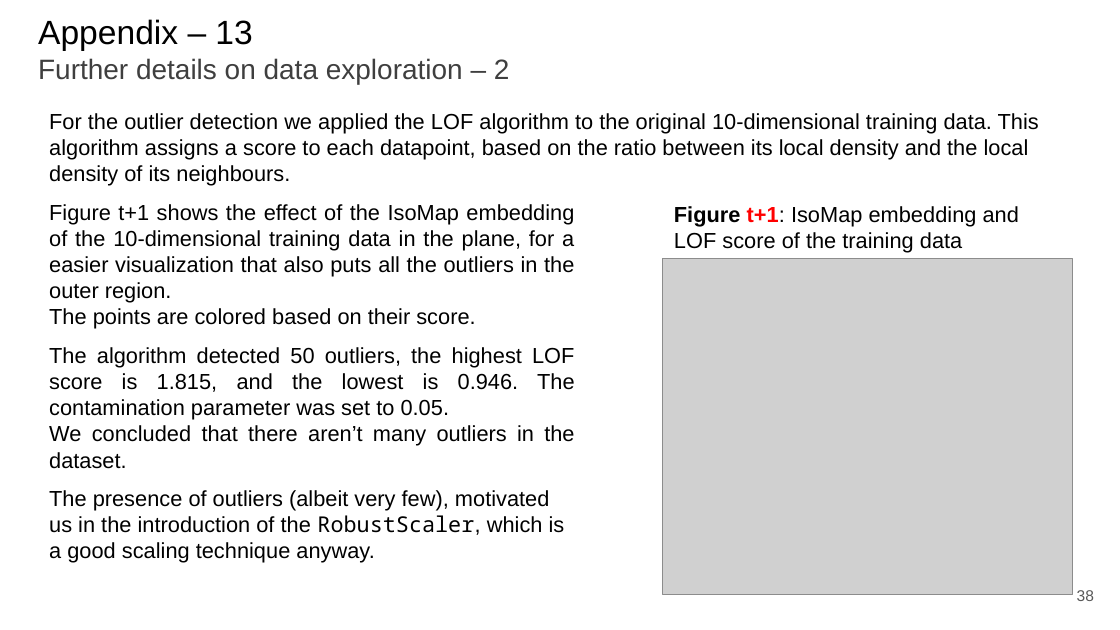
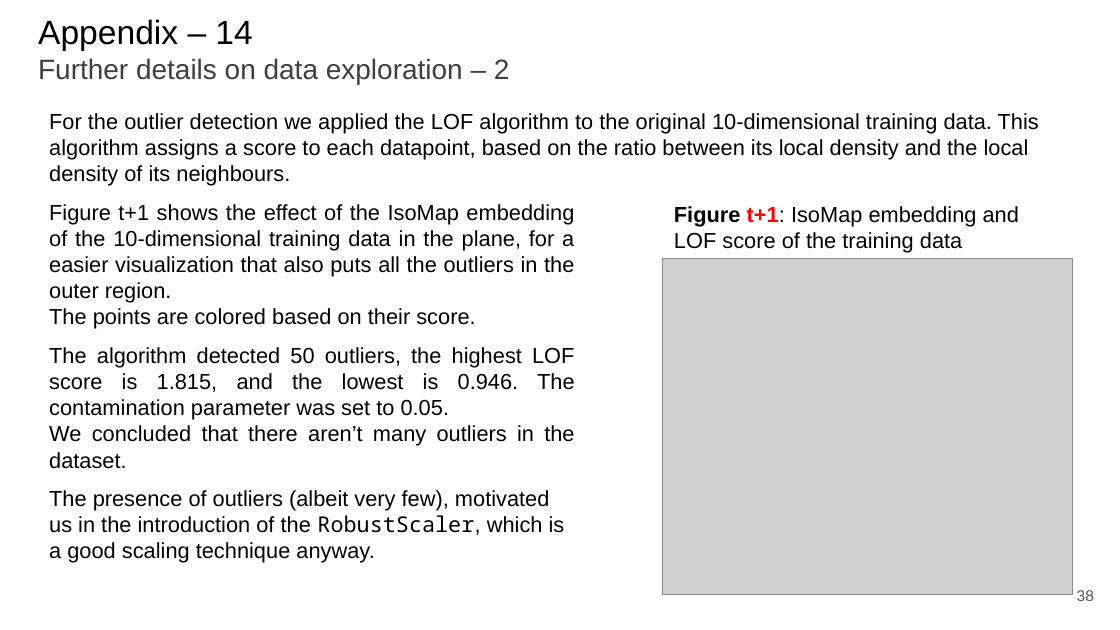
Before and after one commit to paolo-junior-mollica/machine-learning-project, a slide deck: slide 38 of relazione/ML-2023-PRJ-Slides-Demo.pptx. Drawn at 1120x630 pixels with LibreOffice and Linux fonts; fonts in the diff are those of the drawing; grey boxes stand for pictures. Boxes give left, top, right and bottom in pixels: in the first picture for what was removed or moved away, otherwise in the second. Text is boxed around its words. In the diff, an @@ line names an element or a change of style, - is before the commit and + after.

```diff
--- a/relazione/ML-2023-PRJ-Slides-Demo.pptx
+++ b/relazione/ML-2023-PRJ-Slides-Demo.pptx
@@ title at bbox=[38, 19, 510, 84]: text changed @@
-Appendix – 13
-Further details on data exploration – 2
+Appendix – 14
+Further details on data exploration – 2
```
Also in this commit, not shown: 9 other slides changed, 2 slides added, 1 slide removed.
